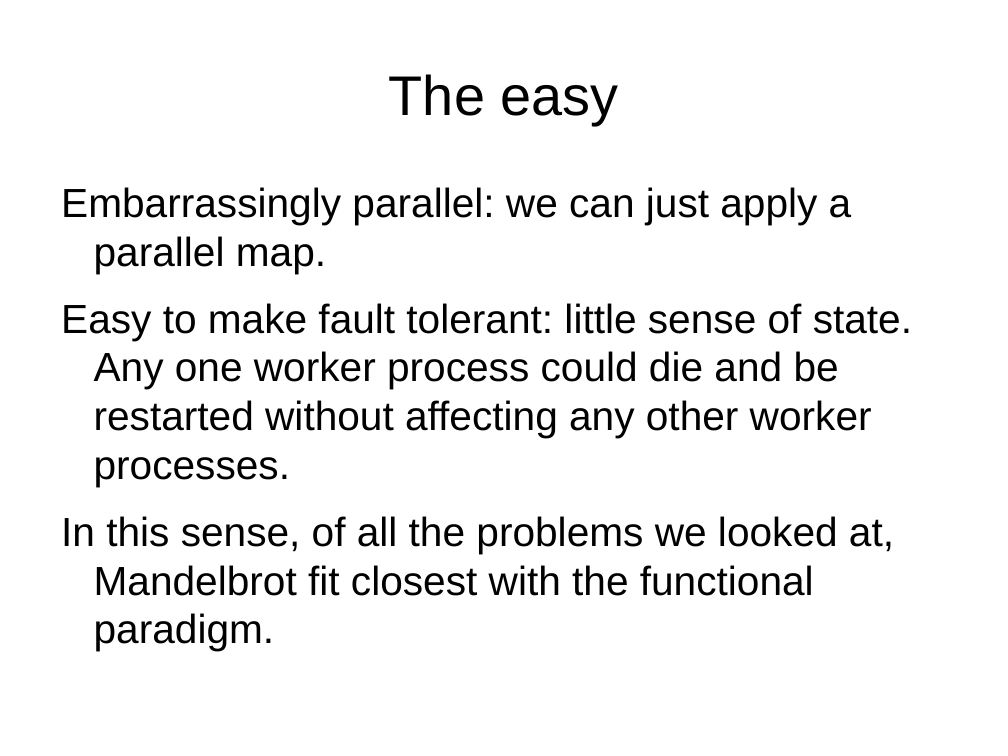
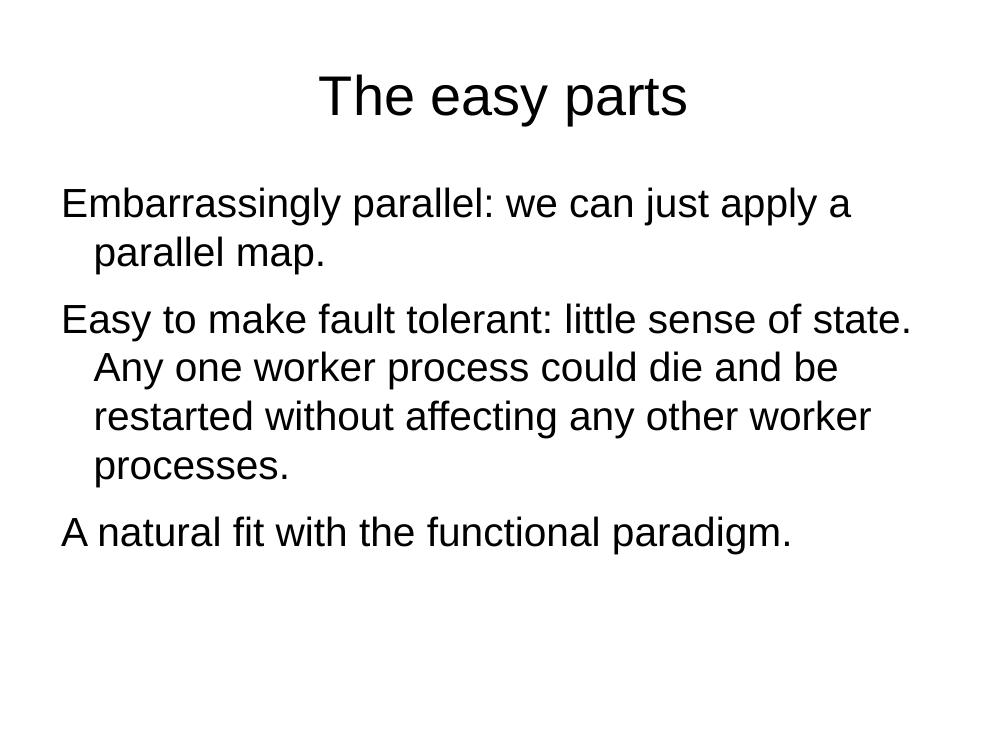
Before and after one commit to FractalDesigns/cowichan-1, a slide deck: slide 19 of miscellaneous/2010-12/slides.odp (slide 18 before the commit). Drawn at 1008x756 pixels with LibreOffice and Linux fonts; fonts in the diff are those of the drawing; background and template pictures are left out. Boxes give left, top, right and bottom in pixels: in the first picture for what was removed or moved away, otherwise in the second. Text is boxed around its words. In the diff, an @@ line names an element or a change of style, - is before the commit and + after.

```diff
--- a/miscellaneous/2010-12/slides.odp
+++ b/miscellaneous/2010-12/slides.odp
@@ title at <box>319,74,688,125</box>: text changed @@
-The easy
+The easy parts
@@ text at <box>61,516,793,553</box>: text changed @@
-In this sense, of all the problems we looked at, Mandelbrot fit closest with the functional paradigm.
+A natural fit with the functional paradigm.
```
Also in this commit, not shown: 11 other slides changed, 2 slides added, 2 slides removed, 3 other files.
